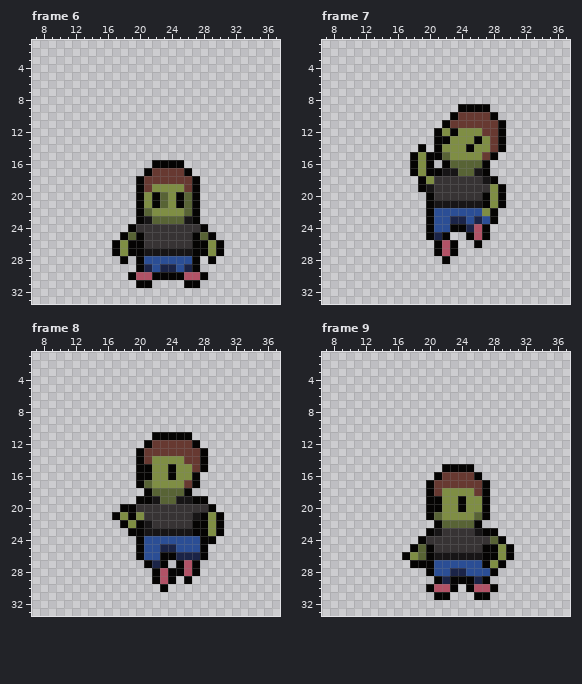
Two versions of one pixel-art file, art/characters/playerF.aseprite. This is how it looked before the edit.
48x48 pixels, 105 frames. Shown: frame 6: x 7..37, y 1..33; frame 7: x 7..37, y 1..33; frame 8: x 7..37, y 1..33; frame 9: x 7..37, y 1..33. The commit also changed other frames, which this record leaves out.
After:
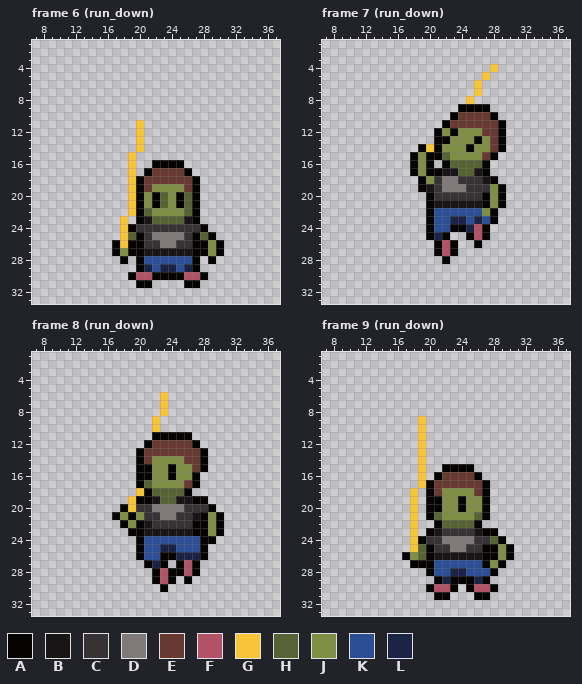
Palette (. is transparent): A #050403  B #171516  C #373334  D #807b7a  E #673931  F #b25266  G #f8c53a  H #586335  J #7f8e44  K #2b4e95  L #1b2447
Changes in this commit:
layer "Layer 2" now shown
Frame 6 (run_down), layer "Layer 2":
y 11..14: x 20 . -> G
y 15..22: x 19 . -> G
y 23..24: x 18 . -> G
y 25: x 18 A -> G; x 22..25 CCCC -> DDDD
y 26: x 18 J -> G; x 23..24 CC -> DD
Frame 7 (run_down), layer "Layer 2":
y 4: x 28 . -> G
y 5: x 27 . -> G
y 6..7: x 26 . -> G
y 8: x 25 . -> G
y 14: x 20 . -> G
y 18: x 22..23 CC -> DD
y 19: x 22..24 CCC -> DDD
Frame 8 (run_down), layer "Layer 2":
y 6..8: x 23 . -> G
y 9..10: x 22 . -> G
y 18: x 20 . -> G
y 19: x 19 . -> G
y 20: x 19 A -> G; x 22..25 CCCC -> DDDD
y 21: x 23..24 CC -> DD
Frame 9 (run_down), layer "Layer 2":
y 9..17: x 19 . -> G
y 18..23: x 18 . -> G
y 24: x 18 . -> G; x 22..25 CCCC -> DDDD
y 25: x 18 A -> G; x 23..24 CC -> DD
Boxes around the changes in both pictures, in picture pixels (x1, y1, x2, y2):
changed: (120, 120, 184, 248)
added: (466, 64, 498, 104)
changed: (426, 144, 466, 192)
added: (152, 392, 168, 432)
changed: (128, 488, 184, 520)
changed: (410, 416, 426, 552)
changed: (442, 536, 474, 552)
